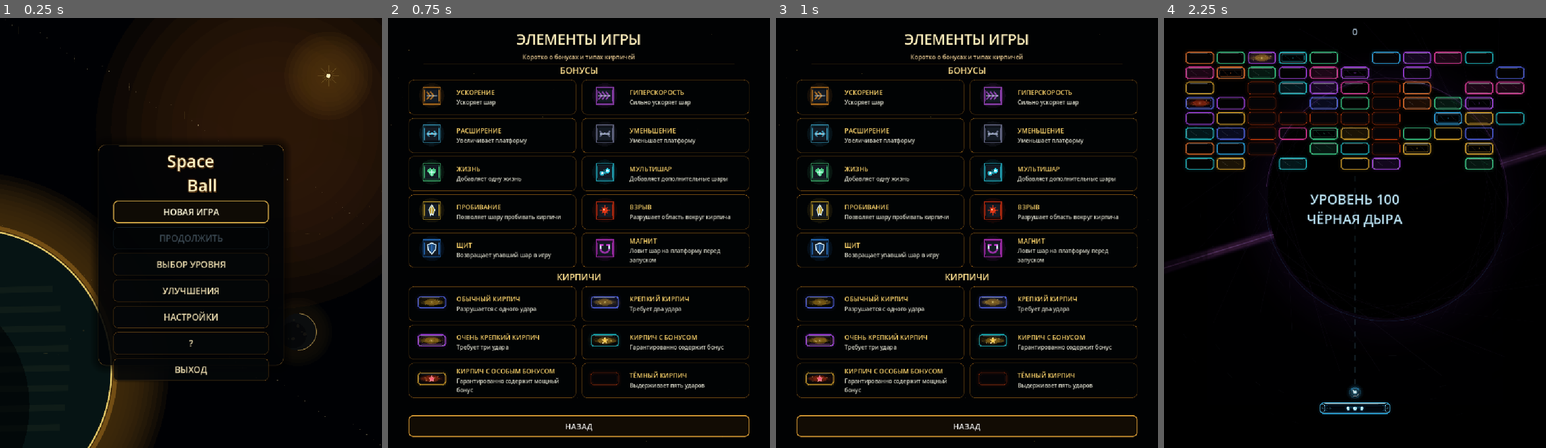
Above: before the commit, frames 1-4 (left to right).
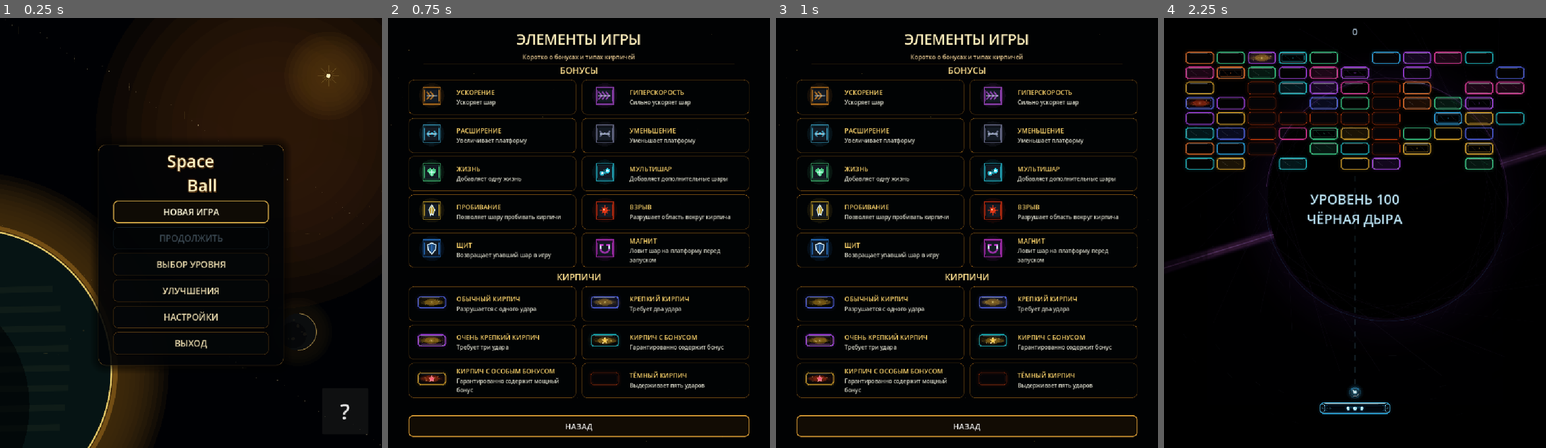
Above: after the commit, the same moments.

Repository: Ardarik421/arkanoid
Game: Godot game, scene res://scenes/main_menu.tscn
Same seed, same stepped clock (60 frames per second), same inputs: the game is played once before the commit and once after it. Sound files missing from this copy of the repository are replaced by a short silence.
Inputs:
- Up to frame 1 (0.25 s): no input
- Up to frame 2 (0.75 s): click "?" at 0.5 s
- Up to frame 3 (1 s): no input
- Up to frame 4 (2.25 s): click "НАЗАД" at 1.25 s; click "НОВАЯ ИГРА" at 2 s

The runs differ from the first frame. In frame 1, 0.7% of the frame differs, in the area x 29-95%, y 74-96%; in frame 2, nothing differs; in frame 3, nothing differs; in frame 4, nothing differs.
Error after the commit: Invalid assignment of property or key 'custom_minimum_size' with value of type 'Vector2' on a base object of type 'null instance'. (res://scenes/main_menu.gd:1…

Commit message:
Move guide icon to bottom right

Diff:
--- a/scenes/main_menu.tscn
+++ b/scenes/main_menu.tscn
@@ -58,17 +58,27 @@
 text = "НАСТРОЙКИ"
 script = ExtResource("2_settings")
 
-[node name="GuideButton" type="Button" parent="Menu"]
-custom_minimum_size = Vector2(0, 58)
-layout_mode = 2
-theme_override_font_sizes/font_size = 32
-text = "?"
-
 [node name="ExitButton" type="Button" parent="Menu" unique_id=134378334]
 custom_minimum_size = Vector2(0, 70)
 layout_mode = 2
 theme_override_font_sizes/font_size = 28
 text = "ВЫХОД"
+
+[node name="GuideButton" type="Button" parent="."]
+layout_mode = 1
+anchors_preset = 3
+anchor_left = 1.0
+anchor_top = 1.0
+anchor_right = 1.0
+anchor_bottom = 1.0
+offset_left = -150.0
+offset_top = -150.0
+offset_right = -34.0
+offset_bottom = -34.0
+grow_horizontal = 0
+grow_vertical = 0
+theme_override_font_sizes/font_size = 54
+text = "?"
 
 [node name="NewGameConfirmation" type="ConfirmationDialog" parent="." unique_id=1265121688]
 title = "НОВАЯ ИГРА"
@@ -82,6 +92,6 @@
 [connection signal="pressed" from="Menu/ContinueButton" to="." method="_on_continue_pressed"]
 [connection signal="pressed" from="Menu/LevelSelectButton" to="." method="_on_level_select_pressed"]
 [connection signal="pressed" from="Menu/SkillTreeButton" to="." method="_on_skill_tree_pressed"]
-[connection signal="pressed" from="Menu/GuideButton" to="." method="_on_guide_pressed"]
+[connection signal="pressed" from="GuideButton" to="." method="_on_guide_pressed"]
 [connection signal="pressed" from="Menu/ExitButton" to="." method="_on_exit_pressed"]
 [connection signal="confirmed" from="NewGameConfirmation" to="." method="_on_new_game_confirmed"]
